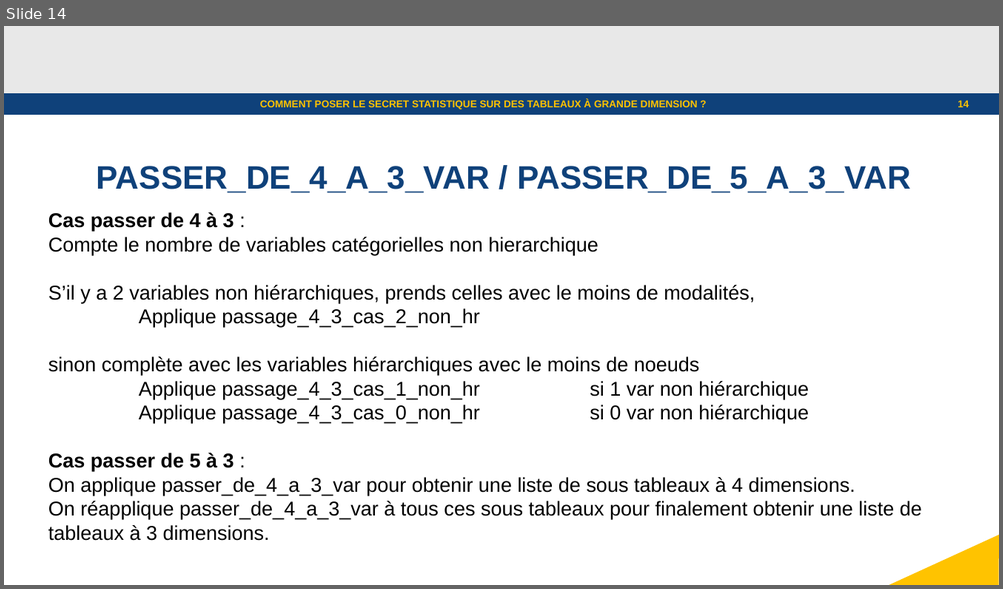
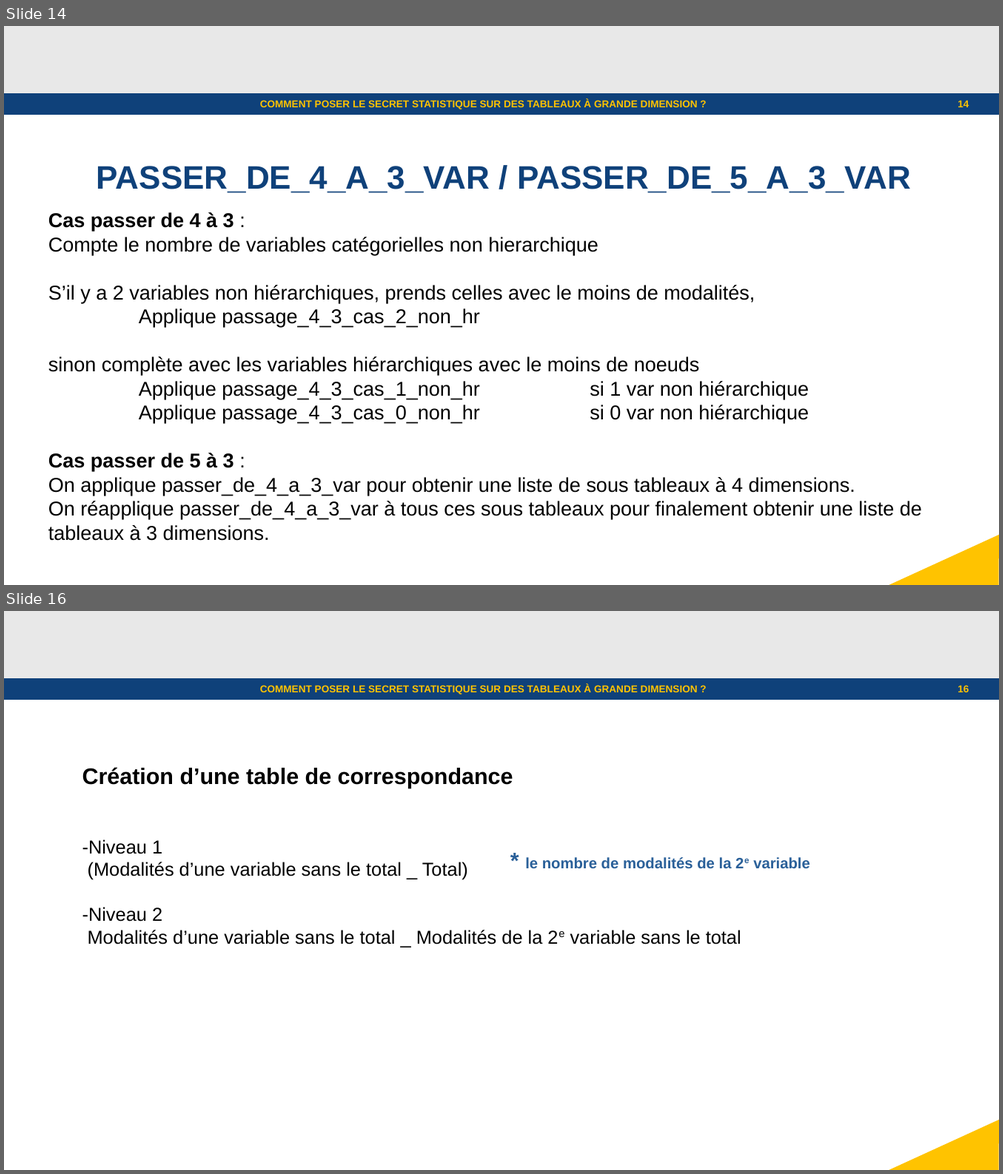
Before and after one commit to julienjamme/stage1A_2023, a slide deck: presentation_mi_parcours.odp. Shown one above the other, each under a label of ours: slide 14 before the commit, slides 14 and 16 after it; the slides between them are not shown. The pictures are 1003x589 and 1003x1174 pixels, drawn with LibreOffice and Linux fonts; fonts in the diff are those of the drawing; background and template pictures are left out. Boxes give left, top, right and bottom in pixels: in the first picture for what was removed or moved away, otherwise in the second. Text is boxed around its words. In the diff, an @@ line names an element or a change of style, - is before the commit and + after.

```diff
--- a/presentation_mi_parcours.odp
+++ b/presentation_mi_parcours.odp
@@ slide 16 added at [4,611,999,1170], background #FFFFFF; not listed: 3 template elements that a slide beside it also shows @@
@@ text added at [260,685,697,695], 8 pt, text #FFC300, bold @@
+COMMENT POSER LE SECRET STATISTIQUE SUR DES TABLEAUX À GRANDE DIMENSION ?
@@ page number added at [957,685,968,692], 8 pt, text #FFC300, bold @@
+16
@@ text added at [82,767,741,945], 15 pt, text #000000 @@
+Création d’une table de correspondance
+-Niveau 1
+(Modalités d’une variable sans le total _ Total)
+-Niveau 2
+Modalités d’une variable sans le total _ Modalités de la 2e variable sans le total
@@ text added at [525,857,810,869], 12 pt, text #2A6099, bold @@
+* le nombre de modalités de la 2e variable
```
Also in this commit, not shown: 5 slides changed, 2 other slides added, 1 slide removed.
